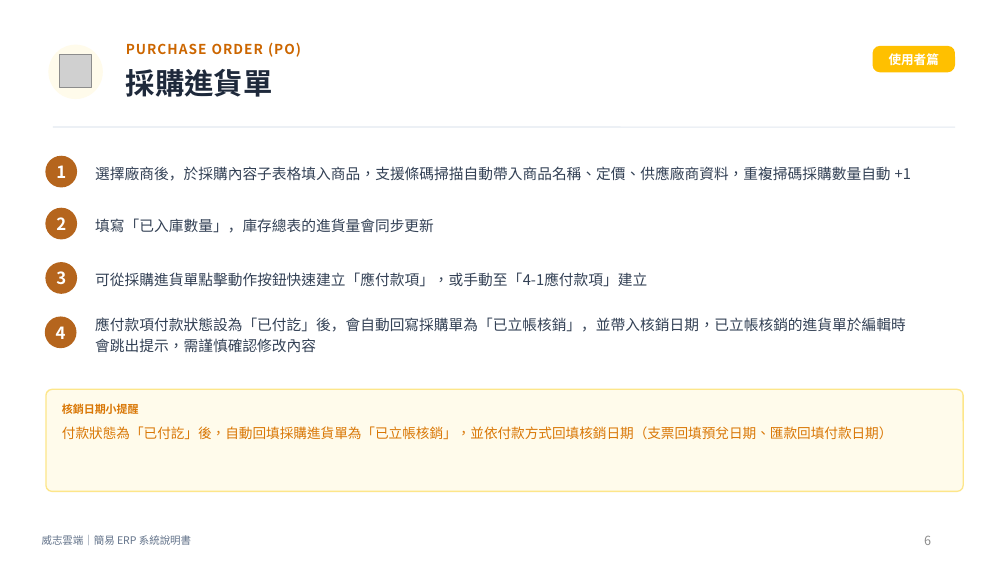
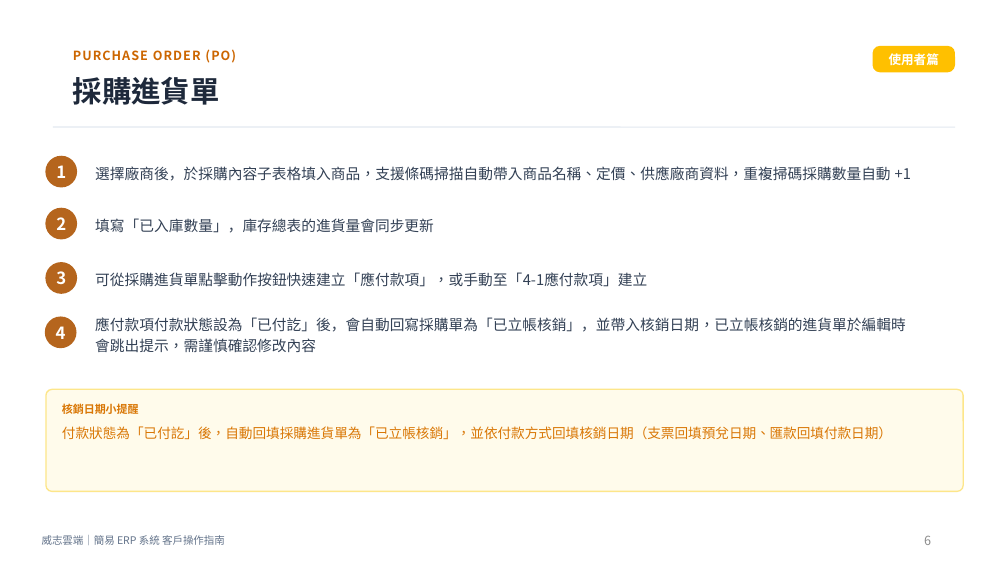
Before and after one commit to nkn262628/simple-erp-system, a slide deck: slide 6 of ERP說明_使用者篇.pptx. Drawn at 1008x567 pixels with LibreOffice and Linux fonts; fonts in the diff are those of the drawing; grey boxes stand for pictures. Boxes give left, top, right and bottom in pixels: in the first picture for what was removed or moved away, otherwise in the second. Text is boxed around its words. In the diff, an @@ line names an element or a change of style, - is before the commit and + after.

Commit message:
修訂說明書

```diff
--- a/ERP說明_使用者篇.pptx
+++ b/ERP說明_使用者篇.pptx
@@ ellipse removed at (48,45,103,99) @@
@@ picture removed at (59,54,91,87) @@
@@ text "PURCHASE ORDER (PO)": place and size @@
-text "PURCHASE ORDER (PO)" at (126,42,301,57)
+text "PURCHASE ORDER (PO)" at (73,49,236,63)
@@ text "PURCHASE ORDER (PO)" at (73,49,236,63): size 13 to 12 pt @@
@@ text "採購進貨單": place and size @@
-text "採購進貨單" at (126,69,273,97)
+text "採購進貨單" at (73,77,220,105)
@@ text at (42,535,225,545): text changed @@
-威志雲端｜簡易 ERP 系統說明書
+威志雲端｜簡易 ERP 系統 客戶操作指南
```
Also in this commit, not shown: 10 other slides changed, 3 other files.
